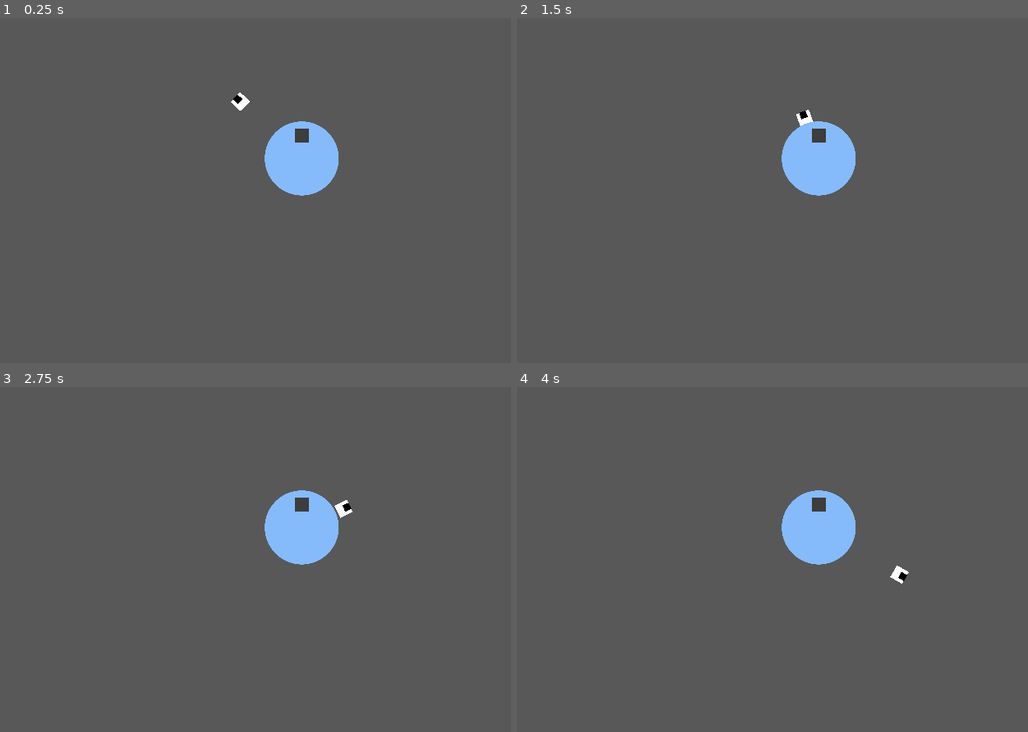
Above: before the commit, frames 1-4 (two rows, left to right).
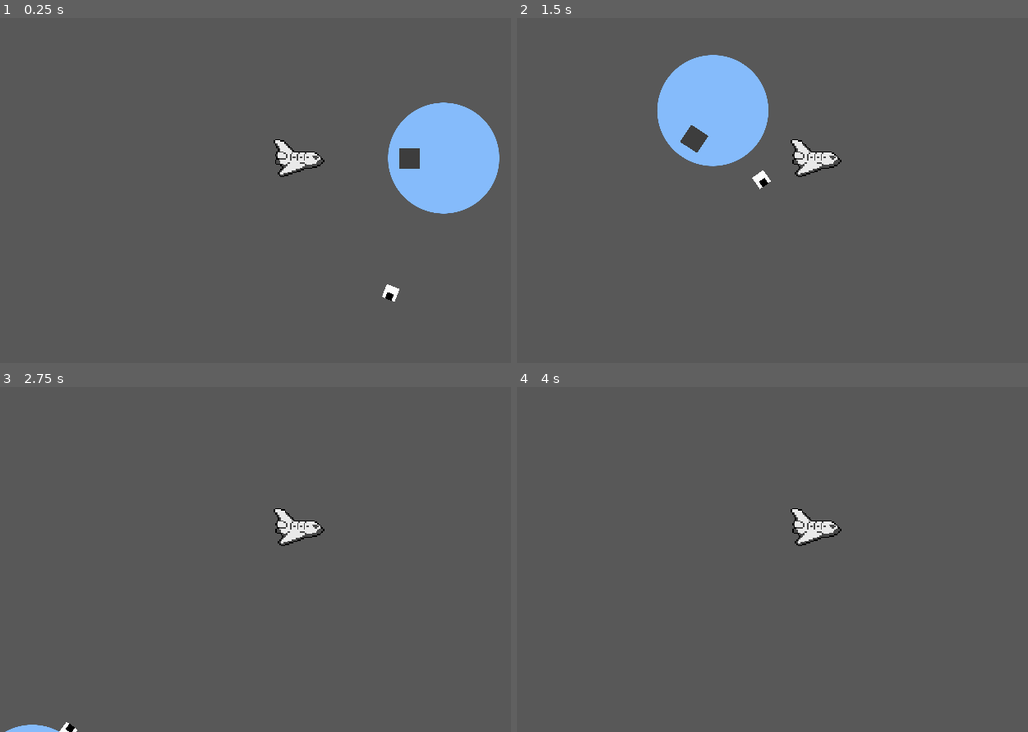
Above: after the commit, the same moments.

Repository: dkjfo-lib/Godot_game_01
Game: Godot game, scene res://scenes/space01.tscn
The game is run twice, just before and just after one commit, with the same random seed, the same clock (stepped at 60 frames per second) and the same inputs.
Inputs:
- Up to frame 1 (0.25 s): no input
- Up to frame 2 (1.5 s): hold D (move_right) 0.53-1.28 s; hold S (move_down) from 1.28 s (still down)
- Up to frame 3 (2.75 s): release S (move_down) at 2.03 s; hold D (move_right) from 2.03 s (still down)
- Up to frame 4 (4 s): release D (move_right) at 2.78 s; hold W (move_up) 2.78-3.53 s; hold A (move_left) from 3.53 s (still down)

The runs differ from the first frame. In frame 1, 8.2% of the frame differs, in the area x 45-98%, y 21-83%; in frame 2, 8.2%; in frame 3, 2.8%; in frame 4, 2.6%.

Commit message:
added --playerShip w sprite
changes
--separated player control from AttractedBody class

Diff:
--- a/project.godot
+++ b/project.godot
@@ -18,10 +18,16 @@
 "class": "AttractingBody",
 "language": "GDScript",
 "path": "res://src/AttractingBody.gd"
+}, {
+"base": "AttractedBody",
+"class": "PilotedShip",
+"language": "GDScript",
+"path": "res://src/PilotedShip.gd"
 } ]
 _global_script_class_icons={
 "AttractedBody": "",
-"AttractingBody": ""
+"AttractingBody": "",
+"PilotedShip": ""
 }
 
 [application]
--- /dev/null
+++ b/scenes/PilotedShip.tscn
@@ -0,0 +1,17 @@
+[gd_scene load_steps=4 format=2]
+
+[ext_resource path="res://import/tinyshuttle_01.01 w outline.png" type="Texture" id=1]
+[ext_resource path="res://src/PilotedShip.gd" type="Script" id=2]
+
+[sub_resource type="RectangleShape2D" id=1]
+extents = Vector2( 17.8892, 5.72767 )
+
+[node name="Ship" type="KinematicBody2D"]
+script = ExtResource( 2 )
+
+[node name="boxWhite" type="Sprite" parent="."]
+texture = ExtResource( 1 )
+
+[node name="CollisionShape2D" type="CollisionShape2D" parent="."]
+position = Vector2( 0.5, 1 )
+shape = SubResource( 1 )
--- a/scenes/space01.tscn
+++ b/scenes/space01.tscn
@@ -1,12 +1,22 @@
-[gd_scene load_steps=3 format=2]
+[gd_scene load_steps=4 format=2]
 
 [ext_resource path="res://scenes/AttractedBody.tscn" type="PackedScene" id=1]
 [ext_resource path="res://scenes/AttractingBody.tscn" type="PackedScene" id=2]
+[ext_resource path="res://scenes/PilotedShip.tscn" type="PackedScene" id=3]
 
 [node name="space01" type="Node2D"]
 
-[node name="Camera2D" type="Camera2D" parent="."]
-position = Vector2( -2.31402, -1.53687 )
+[node name="AttractedBody" parent="." instance=ExtResource( 1 )]
+position = Vector2( -100.127, -40.684 )
+path_to_gravityCenter = NodePath("../AttractingBody")
+
+[node name="Ship" parent="." instance=ExtResource( 3 )]
+position = Vector2( 0, -112.078 )
+path_to_gravityCenter = NodePath("../AttractingBody")
+speed = 100
+
+[node name="Camera2D" type="Camera2D" parent="Ship"]
+scale = Vector2( 1, 1 )
 rotating = true
 current = true
 zoom = Vector2( 0.5, 0.5 )
@@ -16,11 +26,18 @@
 drag_margin_right = 0.87
 drag_margin_bottom = 1.0
 
-[node name="AttractedBody" parent="." instance=ExtResource( 1 )]
-position = Vector2( -46.1547, -43.7406 )
-path_to_gravityCenter = NodePath("../AttractingBody")
-speed = 30
-
 [node name="AttractingBody" parent="." instance=ExtResource( 2 )]
 position = Vector2( -0.328148, -1.29687 )
+scale = Vector2( 15, 15 )
 acceleration = 40
+
+[node name="Camera2D2" type="Camera2D" parent="."]
+position = Vector2( 0, -112.078 )
+scale = Vector2( 1, 1 )
+rotating = true
+zoom = Vector2( 0.5, 0.5 )
+smoothing_speed = 2.0
+drag_margin_left = 0.46
+drag_margin_top = 1.0
+drag_margin_right = 0.87
+drag_margin_bottom = 1.0
--- a/src/AttractedBody.gd
+++ b/src/AttractedBody.gd
@@ -5,21 +5,20 @@
 export var path_to_gravityCenter: NodePath
 onready var gravityCenter : AttractingBody = get_node(path_to_gravityCenter)
 
-export var speed: = 5
 var _velocity: = Vector2.ZERO
 
 func _physics_process(delta: float) -> void:
-	var normal = Vector2.UP
-	var add_velocity = Vector2.ZERO
+	my_physics_process(delta)
+
+func my_physics_process(delta: float) -> void:
 	if gravityCenter != null:
-		normal = position.direction_to(gravityCenter.position)
-		add_velocity += gravityCenter.acceleration * delta * normal
+		var normal = position.direction_to(gravityCenter.position)
+		var gravity = getVelocity_Gravity(delta)
 		rotation = position.angle_to_point(gravityCenter.position)+PI/2
-	var input = getDirection().rotated(rotation).normalized()
-	add_velocity += input * delta * speed
-	_velocity = move_and_slide(add_velocity + _velocity, normal)
+		_velocity = move_and_slide(gravity + _velocity, normal)
 
-func getDirection() -> Vector2:
-	return Vector2(
-		Input.get_action_strength("move_right")-Input.get_action_strength("move_left"),
-		Input.get_action_strength("move_down")-Input.get_action_strength("move_up"))
+
+
+func getVelocity_Gravity(delta: float) -> Vector2:
+		var gravityAxis = position.direction_to(gravityCenter.position)
+		return gravityCenter.acceleration * delta * gravityAxis
--- /dev/null
+++ b/src/PilotedShip.gd
@@ -0,0 +1,28 @@
+extends AttractedBody
+
+class_name PilotedShip
+
+export var speed: = 5
+
+func _physics_process(delta: float) -> void:
+	my_physics_process(delta)
+
+func my_physics_process(delta: float) -> void:
+	var normal = Vector2.UP
+	var add_velocity = Vector2.ZERO
+	if gravityCenter != null:
+		normal = position.direction_to(gravityCenter.position)
+		add_velocity += getVelocity_Gravity(delta)
+	add_velocity += getVelocity_Input(delta)
+	_velocity = move_and_slide(add_velocity + 1 * _velocity, normal)
+	if _velocity!=Vector2.ZERO:
+		rotation = position.angle_to_point(position + _velocity) + PI
+
+func getVelocity_Input(delta: float) -> Vector2:
+	var input = getDirection().rotated(rotation).normalized()
+	return input * delta * speed
+
+func getDirection() -> Vector2:
+	return Vector2(
+		Input.get_action_strength("move_right")-Input.get_action_strength("move_left"),
+		Input.get_action_strength("move_down")-Input.get_action_strength("move_up"))
Binary file added: import/tinyshuttle_01.01 w outline.png
Not shown, added: import/tinyshuttle_01.01 w outline.png.import
